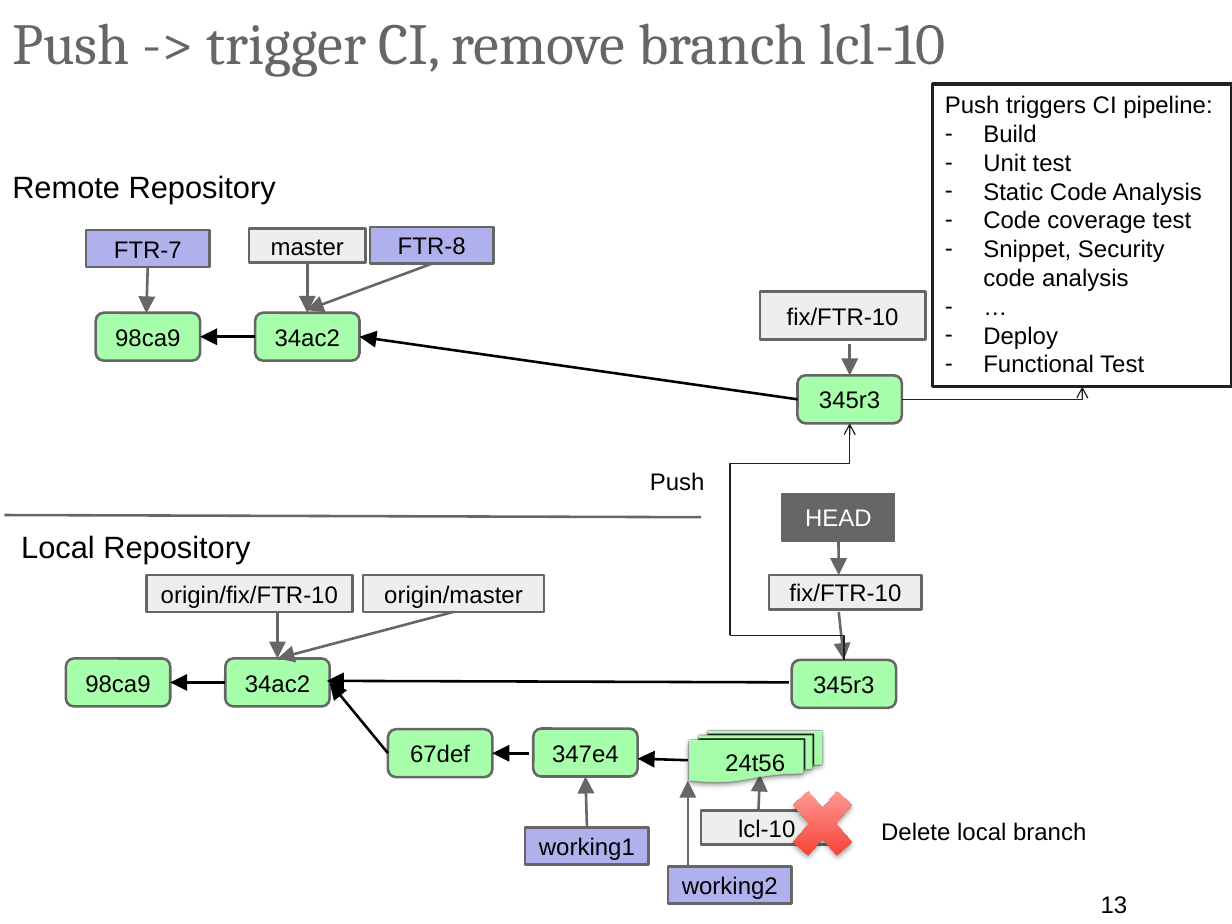
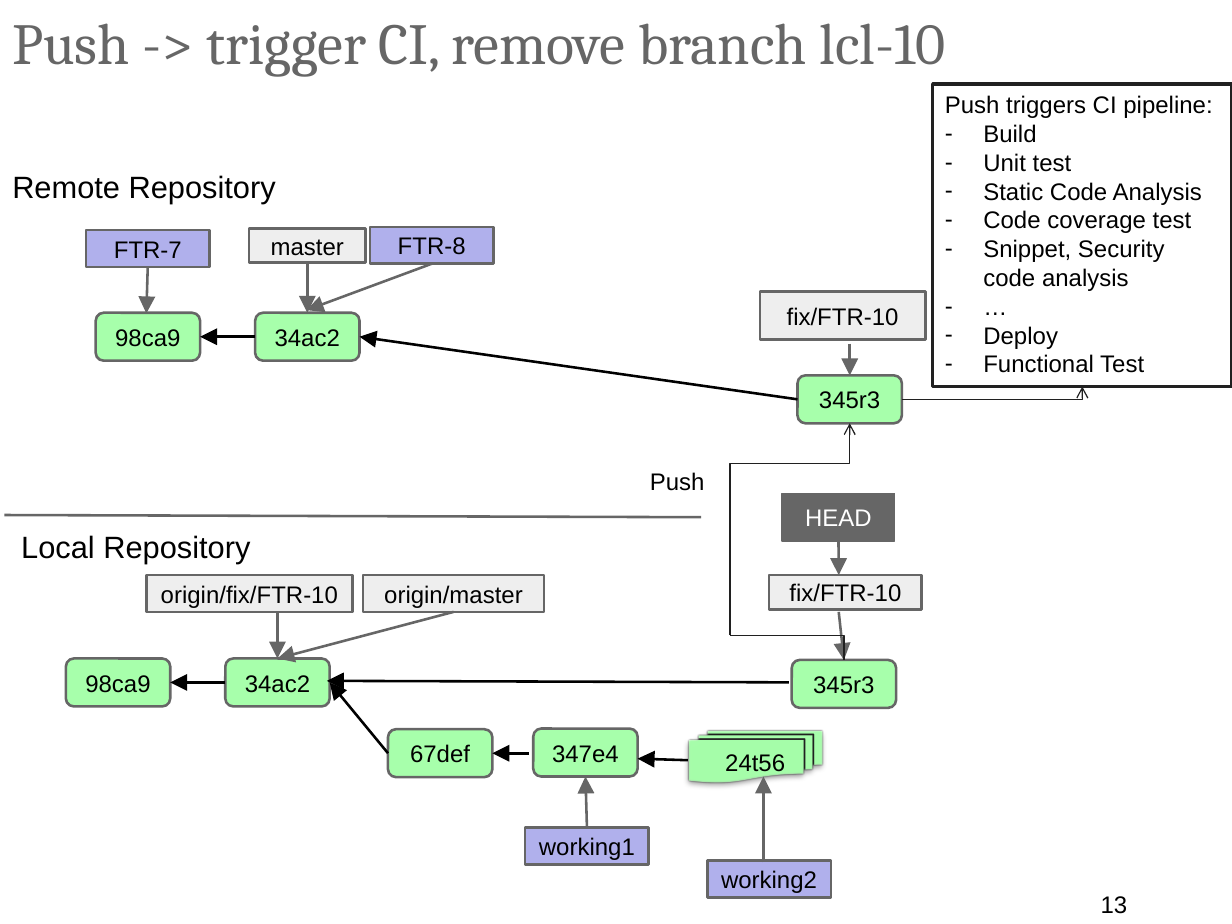
Before and after one commit to ilyaro/mysite, a slide deck: slide 13 of WorkStuff/Courses/Git/Git_Gitlab_Best_Practices/Git_Gitlab_BestPractices.pptx. Drawn at 1232x924 pixels with LibreOffice and Linux fonts; fonts in the diff are those of the drawing. Boxes give left, top, right and bottom in pixels: in the first picture for what was removed or moved away, otherwise in the second. Text is boxed around its words. In the diff, an @@ line names an element or a change of style, - is before the commit and + after.

```diff
--- a/WorkStuff/Courses/Git/Git_Gitlab_Best_Practices/Git_Gitlab_BestPractices.pptx
+++ b/WorkStuff/Courses/Git/Git_Gitlab_Best_Practices/Git_Gitlab_BestPractices.pptx
@@ arrow removed from (759, 811) to (760, 775) @@
@@ arrow moved from (687, 866) - (687, 781) to (764, 862) - (764, 776) @@
@@ cross removed at (781, 775, 865, 871) @@
@@ rectangle removed at (701, 811, 833, 845) @@
-lcl-10
@@ text removed at (881, 822, 1086, 841) @@
-Delete local branch
@@ rectangle "working2": place and size @@
-rectangle "working2" at (668, 866, 791, 903)
+rectangle "working2" at (707, 861, 830, 898)
```
Also in this commit, not shown: 14 other slides changed, 6 slides added, 1 slide removed.
